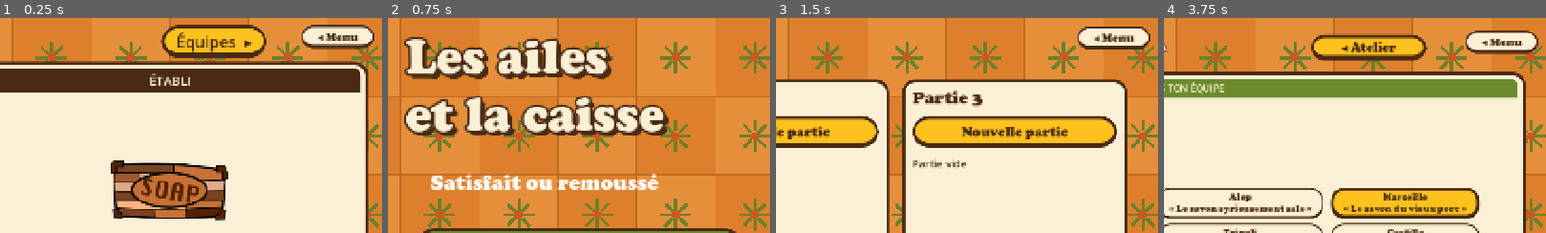
Above: before the commit, frames 1-4 (left to right).
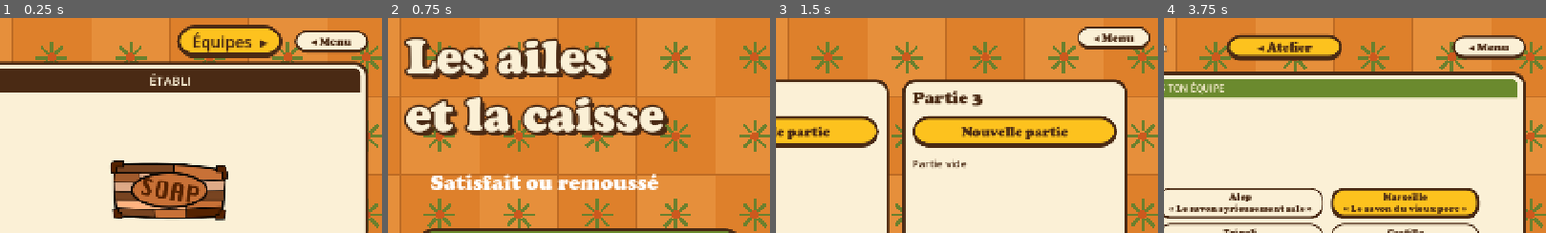
Above: after the commit, the same moments.

Repository: atostivint/LesAilesEtLaCaisse
Game: Godot game, scene res://scenes/atelier.tscn
The game is run twice, just before and just after one commit, with the same random seed, the same clock (stepped at 60 frames per second) and the same inputs. Sound files missing from this copy of the repository are replaced by a short silence.
Inputs:
- Up to frame 1 (0.25 s): no input
- Up to frame 2 (0.75 s): click "◂ Menu" at 0.5 s
- Up to frame 3 (1.5 s): click "Nouvelle partie" at 1.25 s
- Up to frame 4 (3.75 s): click "◂ Menu" at 2 s; click "Nouvelle partie" at 2.75 s; click "Nouvelle partie" at 3.5 s
The pictures show only the part of the screen within x 50-100%, y 0-50%; the shares and areas given below are measured in that part.

The runs differ from the first frame. In frame 1, 4.2% of the frame differs, in the area x 42-98%, y 3-19%; in frame 2, nothing differs; in frame 3, nothing differs; in frame 4, 8.1%, in the area x 16-98%, y 5-20%.

Commit message:
Haut de l'atelier et des équipes : menu, titre et bouton centrés sur la même ligne ; menu : Continuer au-dessus quand une partie existe
Co-Authored-By: Claude Haiku 5.5 <noreply@anthropic.com>

Diff:
--- a/main_menu.gd
+++ b/main_menu.gd
@@ -12,6 +12,9 @@
 	preload("res://scripts/reglages.gd").appliquer_volume()
 	# « Continuer » n'est disponible que s'il existe au moins une partie sauvegardée
 	$Boutons/Continuer.disabled = not GameState.any_save()
+	# Une partie existe : « Continuer » passe au-dessus de « Nouvelle partie »
+	if GameState.any_save():
+		$Boutons.move_child($Boutons/Continuer, 0)
 
 
 func _on_jouer_pressed() -> void:
--- a/scenes/atelier.tscn
+++ b/scenes/atelier.tscn
@@ -152,7 +152,7 @@
 [node name="EquipesButton" type="Button" parent="Margin/Main/Haut"]
 custom_minimum_size = Vector2(200, 44)
 layout_mode = 2
-size_flags_vertical = 0
+size_flags_vertical = 4
 theme_override_colors/font_color = Color(0.29, 0.165, 0.078, 1)
 theme_override_colors/font_disabled_color = Color(0.29, 0.165, 0.078, 1)
 theme_override_font_sizes/font_size = 30
@@ -160,9 +160,9 @@
 theme_override_styles/disabled = SubResource("btn_yellow")
 text = "Équipes  ▸"
 
-[node name="ReserveMenu" type="Control" parent="Margin/Main/Haut"]
-custom_minimum_size = Vector2(170, 0)
-layout_mode = 2
+[node name="BoutonMenu" parent="Margin/Main/Haut" instance=ExtResource("9_menu")]
+layout_mode = 2
+size_flags_vertical = 4
 
 [node name="Corps" type="HBoxContainer" parent="Margin/Main"]
 layout_mode = 2
@@ -374,13 +374,3 @@
 text = "LANCER LE SAVON !"
 
 [connection signal="pressed" from="Margin/Main/Haut/EquipesButton" to="." method="_on_equipes_pressed"]
-
-[node name="BoutonMenu" parent="." instance=ExtResource("9_menu")]
-anchor_left = 1.0
-anchor_right = 1.0
-anchor_top = 0.0
-anchor_bottom = 0.0
-offset_left = -156.0
-offset_top = 14.0
-offset_right = -16.0
-offset_bottom = 58.0
--- a/scenes/equipes.tscn
+++ b/scenes/equipes.tscn
@@ -145,6 +145,10 @@
 custom_minimum_size = Vector2(170, 0)
 layout_mode = 2
 
+[node name="BoutonMenu" parent="Marge/Main/Haut" instance=ExtResource("9_menu")]
+layout_mode = 2
+size_flags_vertical = 4
+
 [node name="Corps" type="HBoxContainer" parent="Marge/Main"]
 layout_mode = 2
 size_flags_vertical = 3
@@ -280,13 +284,3 @@
 text = "Valider mon savon"
 
 [connection signal="pressed" from="Marge/Main/Haut/Retour" to="." method="_on_retour_pressed"]
-
-[node name="BoutonMenu" parent="." instance=ExtResource("9_menu")]
-anchor_left = 1.0
-anchor_right = 1.0
-anchor_top = 0.0
-anchor_bottom = 0.0
-offset_left = -156.0
-offset_top = 24.0
-offset_right = -16.0
-offset_bottom = 68.0
